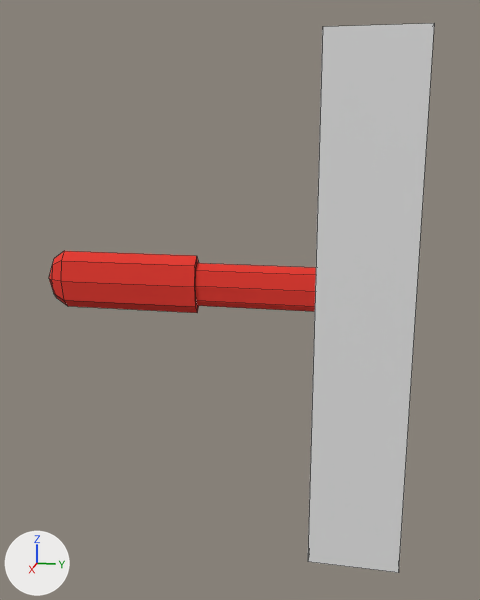
The Blender file assets/blend_files/heater_lever.blend: old version first, new version second.
One viewpoint serves both versions: a 50 mm lens placed at (1.139, 0.006, 0.66), pointed at (-0.001, -0.222, 0.375). Arrows for +X, +Y and +Z are at lower left; the lights stay in place. The older version comes first. Mesh edges are drawn as thin lines.

The first picture shows 'Cylinder', 'Panel'.
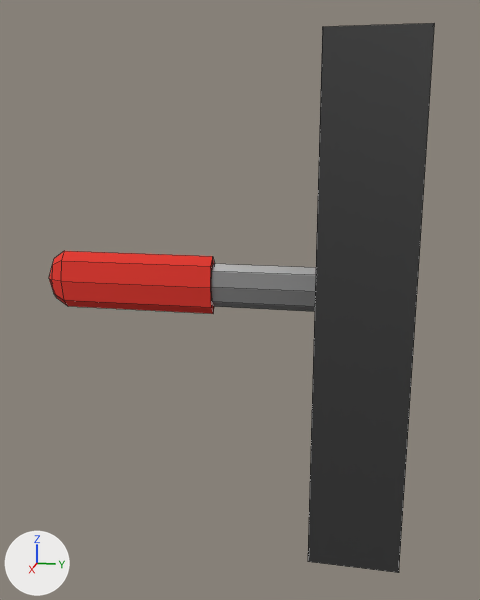
Commit message: Retextured Heater Lever

Boxes [x1, y1, x2, y2] around the edits, measured in the pictures (480 x 600 px; the box of a moved part takes in the faces that stretch with it):
'Panel', recoloured (white to dark grey): [308, 23, 434, 573] in both
'Cylinder', reshaped, recoloured (red to grey): before [49, 251, 316, 313]; after [49, 251, 316, 314]
part 1 of me_cylinder, moved or reshaped: before [93, 255, 316, 313]; after [93, 255, 316, 314]
part 2 of me_cylinder, recoloured (red to grey): before [195, 263, 316, 312]; after [211, 264, 316, 312]

What the commit changed:
Material 'Base' (mat_base) is new.
Its base color is (0.327, 0.327, 0.327) (grey #9b9b9b).
Its metallic is 0.6.
Material 'Panel' (mat_panel) is new.
Its base color is (0.0689, 0.0689, 0.0689) (dark grey #4a4a4a).
Its metallic is 0.6.
me_cube has 16 vertices, 14 faces and spans x -0.201..0.201, y -0.071..0.071, z 0.0..0.8.
me_cube gains material mat_panel (dark grey #4a4a4a).
me_cylinder has 41 vertices, 41 faces and spans x -0.02..0.02, y -0.627..0.0, z -0.053..0.053.
me_cylinder is used by ob_cylinder; location (0.0, 0.037, 0.4).
me_cylinder part 1: all 16 vertices in x -0.02..0.02, y -0.338, z -0.053..0.053 are moved by (0.0, 0.029, 0.0).
me_cylinder part 2: all 9 faces centred in x -0.013..0.013, y -0.169..0.0, z -0.034..0.034 switch from mat_grip (red #e7372c) to mat_base (grey #9b9b9b).
